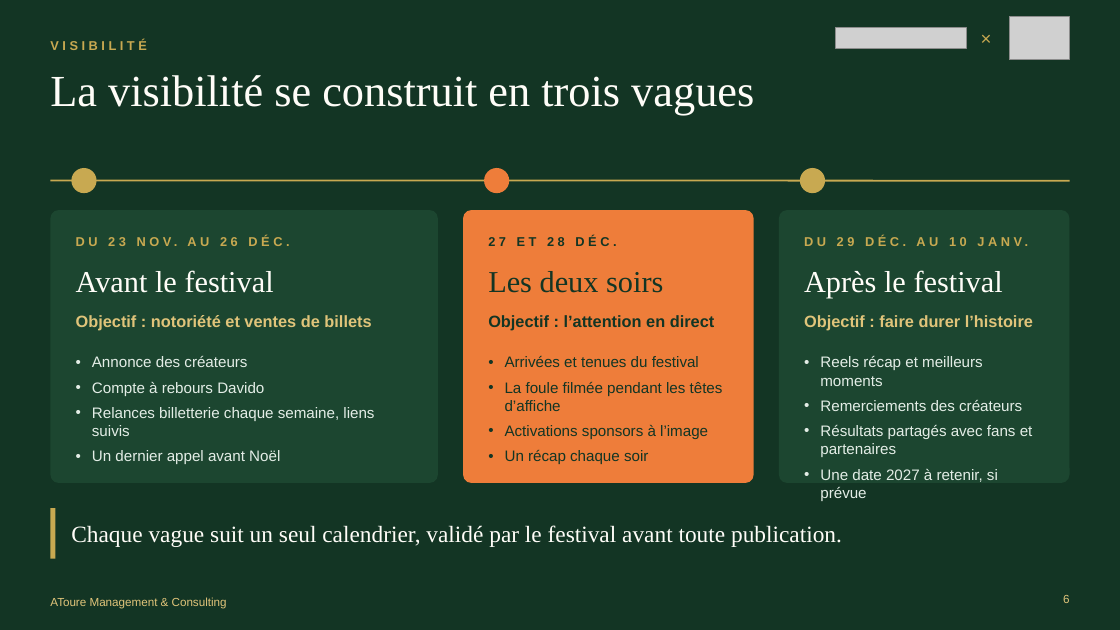
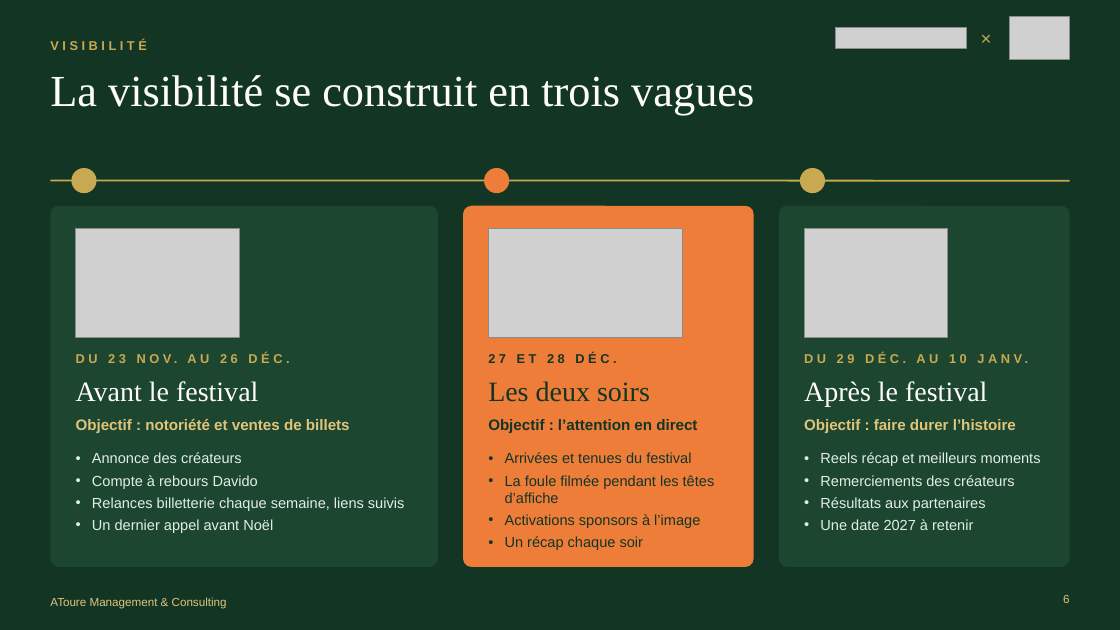
Before and after one commit to atoureconsulting/Mother-Africa, a slide deck: slide 6 of proposition-deck/AToure Mother Africa Festival Proposition.pptx. Drawn at 1120x630 pixels with LibreOffice and Linux fonts; fonts in the diff are those of the drawing; grey boxes stand for pictures; background and template pictures are left out. Boxes give left, top, right and bottom in pixels: in the first picture for what was removed or moved away, otherwise in the second. Text is boxed around its words. In the diff, an @@ line names an element or a change of style, - is before the commit and + after.

```diff
--- a/proposition-deck/AToure Mother Africa Festival Proposition.pptx
+++ b/proposition-deck/AToure Mother Africa Festival Proposition.pptx
@@ rounded rectangle resized from (x1=50, y1=210, x2=438, y2=483) to (x1=50, y1=206, x2=438, y2=567) @@
@@ rounded rectangle resized from (x1=463, y1=210, x2=754, y2=483) to (x1=463, y1=206, x2=754, y2=567) @@
@@ proportions changed in 3 elements at (x1=50, y1=206, x2=438, y2=567), (x1=463, y1=206, x2=754, y2=567), (x1=779, y1=206, x2=1070, y2=567) @@
@@ rounded rectangle resized from (x1=779, y1=210, x2=1070, y2=483) to (x1=779, y1=206, x2=1070, y2=567) @@
@@ picture added at (x1=76, y1=229, x2=239, y2=338) @@
@@ picture added at (x1=488, y1=229, x2=682, y2=338) @@
@@ picture added at (x1=804, y1=229, x2=948, y2=338) @@
@@ 3 texts moved together from (x1=76, y1=234, x2=1044, y2=257) to (x1=76, y1=351, x2=1044, y2=375) @@
@@ text "Avant le festival" moved from (x1=76, y1=270, x2=274, y2=293) to (x1=76, y1=381, x2=258, y2=402) @@
@@ text "Les deux soirs" moved from (x1=488, y1=271, x2=663, y2=293) to (x1=488, y1=381, x2=650, y2=402) @@
@@ size 26 to 24 pt in 3 elements at (x1=76, y1=381, x2=258, y2=402), (x1=488, y1=381, x2=650, y2=402), (x1=804, y1=381, x2=987, y2=407) @@
@@ text "Après le festival" moved from (x1=804, y1=270, x2=1003, y2=298) to (x1=804, y1=381, x2=987, y2=407) @@
@@ 3 texts moved together from (x1=76, y1=315, x2=1033, y2=330) to (x1=76, y1=419, x2=1016, y2=433) @@
@@ size 14 to 13 pt in 3 elements at (x1=76, y1=419, x2=350, y2=433), (x1=804, y1=419, x2=1016, y2=433), (x1=488, y1=419, x2=697, y2=433) @@
@@ text "Annonce des créateurs" moved from (x1=92, y1=356, x2=374, y2=464) to (x1=92, y1=452, x2=404, y2=533) @@
@@ text "Annonce des créateurs" at (x1=92, y1=452, x2=404, y2=533): size 13 to 12.5 pt; less space between paragraphs @@
@@ text "Arrivées et tenues du festival" at (x1=505, y1=452, x2=715, y2=550): size 13 to 12.5 pt; less space between paragraphs @@
@@ text "Arrivées et tenues du festival" moved from (x1=505, y1=356, x2=723, y2=464) to (x1=505, y1=452, x2=715, y2=550) @@
@@ text "Reels récap et meilleurs moments" moved from (x1=820, y1=356, x2=1033, y2=482) to (x1=820, y1=452, x2=1041, y2=530) @@
@@ text at (x1=820, y1=452, x2=1041, y2=486): size 13 to 12.5 pt in "Reels récap et meilleurs moments", "Remerciements des créateurs"; less space between paragraphs @@
@@ rectangle removed at (x1=50, y1=508, x2=55, y2=559) @@
@@ text at (x1=820, y1=497, x2=986, y2=530): text changed; size 13 to 12.5 pt @@
-• Résultats partagés avec fans et partenaires
-• Une date 2027 à retenir, si prévue
+• Résultats aux partenaires
+• Une date 2027 à retenir
@@ text removed at (x1=71, y1=525, x2=842, y2=547) @@
-Chaque vague suit un seul calendrier, validé par le festival avant toute publication.
```
Also in this commit, not shown: 3 other slides changed, 21 other files.
